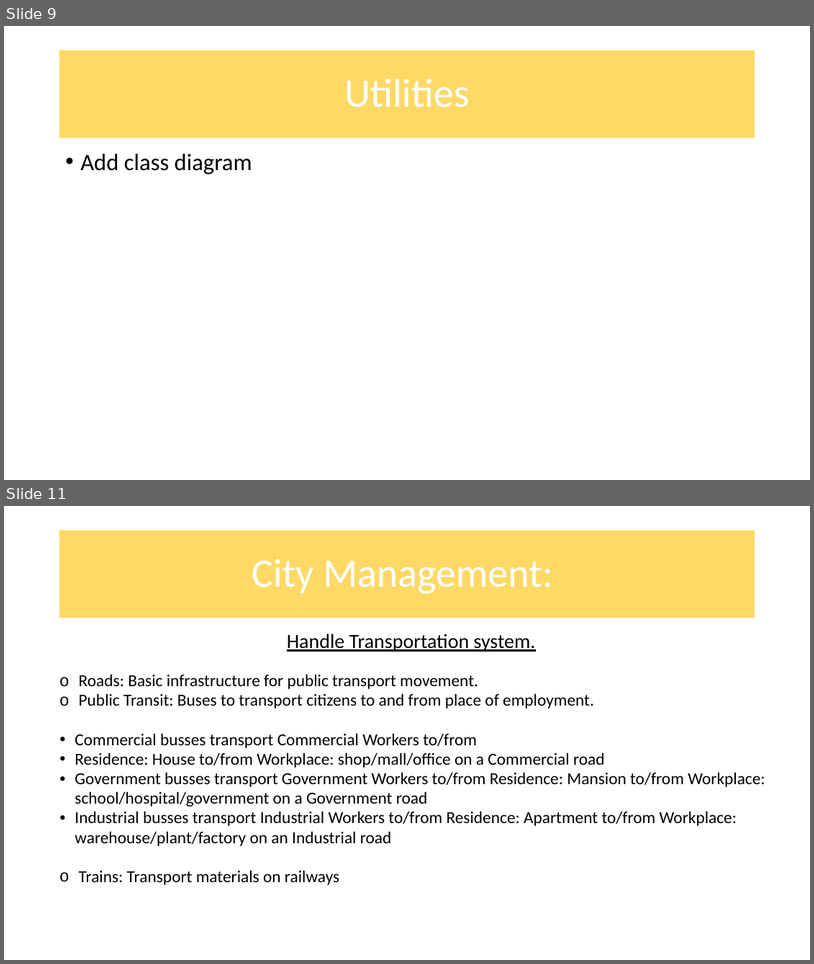
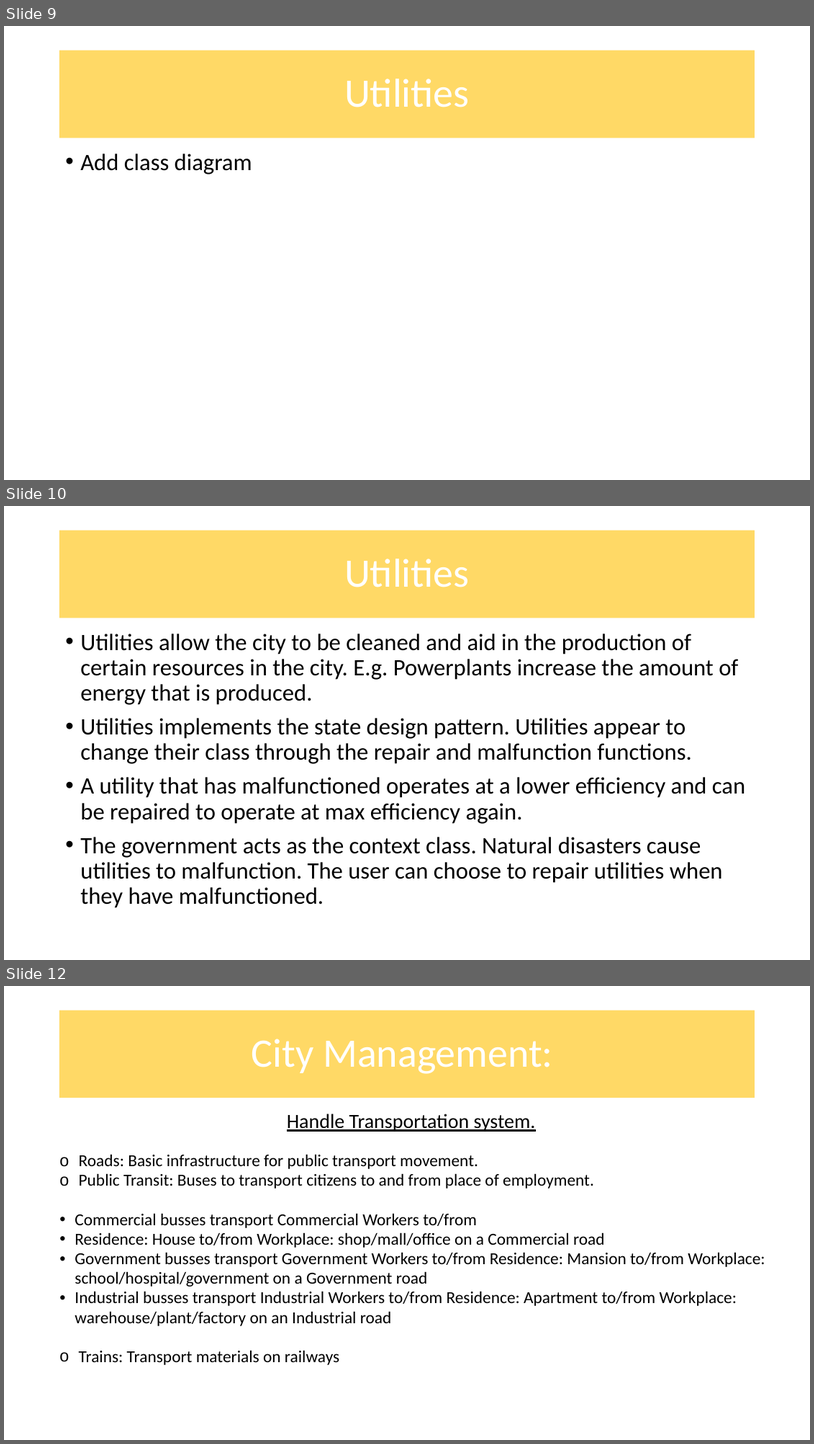
Before and after one commit to COS214-Project-2024/Team-25, a slide deck: Powerpoint/COS 214 Project powerpoint_Taxes.pptx. Shown one above the other, each under a label of ours: slides 9 and 11 before the commit, slides 9, 10 and 12 after it; the slides between them are not shown. The pictures are 814x964 and 814x1444 pixels, drawn with LibreOffice and Linux fonts; fonts in the diff are those of the drawing; background and template pictures are left out. Boxes give left, top, right and bottom in pixels: in the first picture for what was removed or moved away, otherwise in the second. Text is boxed around its words. In the diff, an @@ line names an element or a change of style, - is before the commit and + after.

```diff
--- a/Powerpoint/COS 214 Project powerpoint_Taxes.pptx
+++ b/Powerpoint/COS 214 Project powerpoint_Taxes.pptx
@@ slide 10 added at (4,506,810,960), background #FFFFFF @@
@@ title added at (59,530,756,618), fill #FFD966, 48 pt, text #FFFFFF @@
+Utilities
@@ text added at (80,633,746,908), 28 pt, text #000000 @@
+• Utilities allow the city to be cleaned and aid in the production of certain resources in the city. E.g. Powerplants increase the amount of energy that is produced.
+• Utilities implements the state design pattern. Utilities appear to change their class through the repair and malfunction functions.
+• A utility that has malfunctioned operates at a lower efficiency and can be repaired to operate at max efficiency again.
+• The government acts as the context class. Natural disasters cause utilities to malfunction. The user can choose to repair utilities when they have malfunctioned.
@@ what was slide 11 is now slide 12 @@
```
Also in this commit, not shown: 1 slide changed, 3 other slides added, 2 slides removed.
